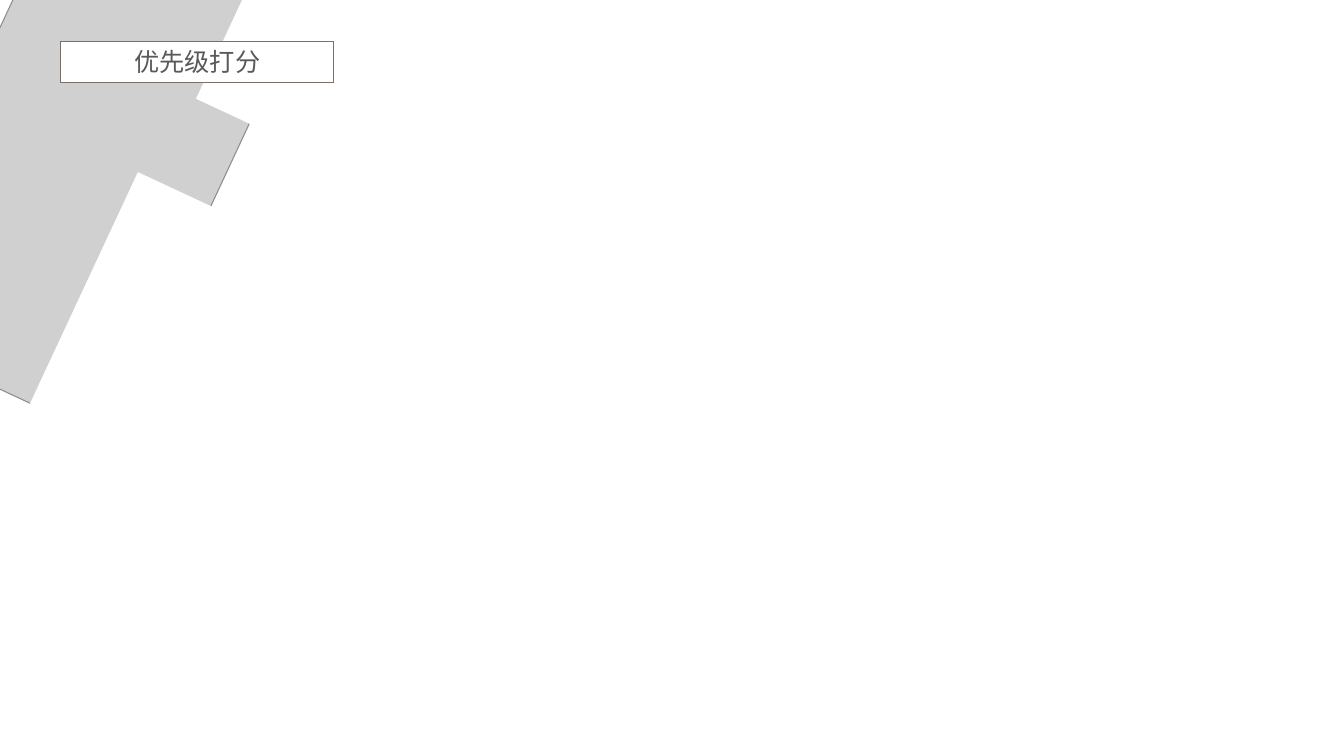
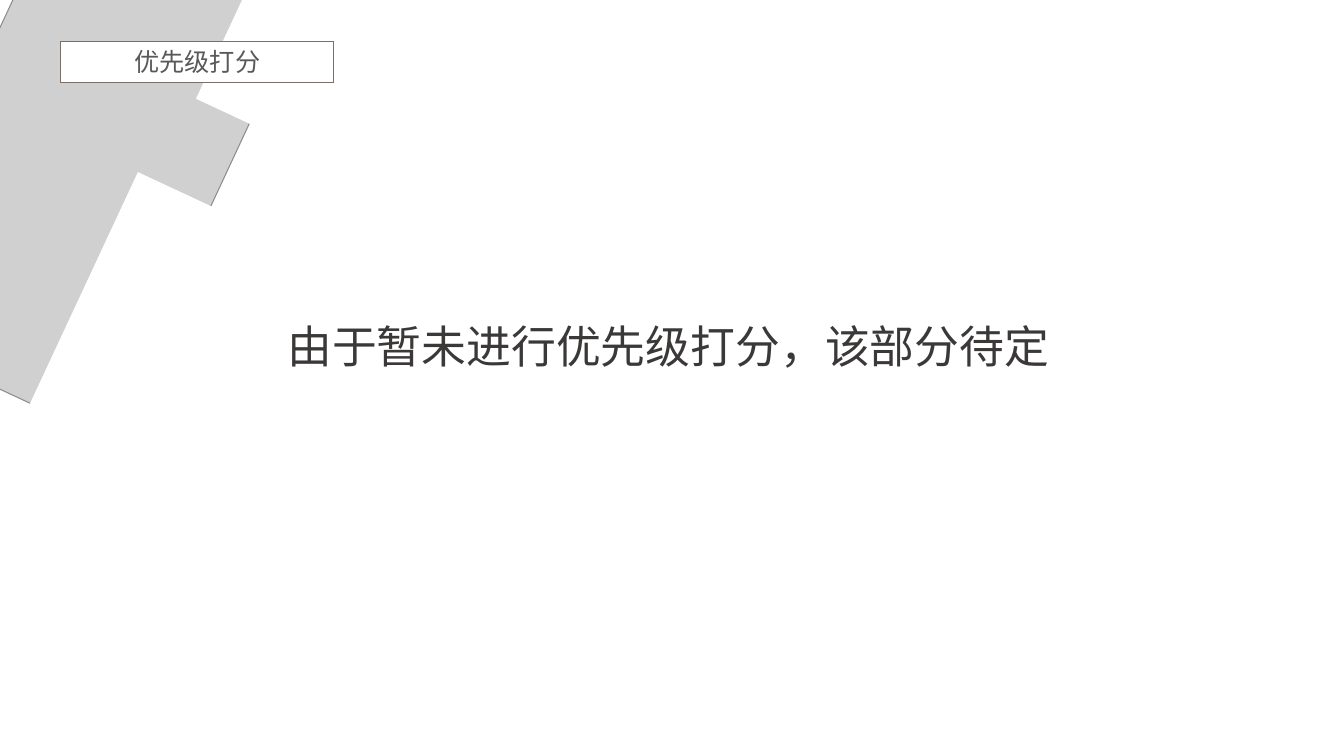
Before and after one commit to PRD2018-G03/PRD2018-G03-SoftwareEngineeringProject, a slide deck: slide 24 of PPT模板及制作/SRSppt .pptx (slide 25 before the commit). Drawn at 1344x756 pixels with LibreOffice and Linux fonts; fonts in the diff are those of the drawing; grey boxes stand for pictures. Boxes give left, top, right and bottom in pixels: in the first picture for what was removed or moved away, otherwise in the second. Text is boxed around its words. In the diff, an @@ line names an element or a change of style, - is before the commit and + after.

```diff
--- a/PPT模板及制作/SRSppt .pptx
+++ b/PPT模板及制作/SRSppt .pptx
@@ text added at (x1=287, y1=325, x2=1049, y2=368), 32 pt, text #3B3838 @@
+由于暂未进行优先级打分，该部分待定
```
Also in this commit, not shown: 1 other slide changed, 2 slides added, 5 slides removed.
